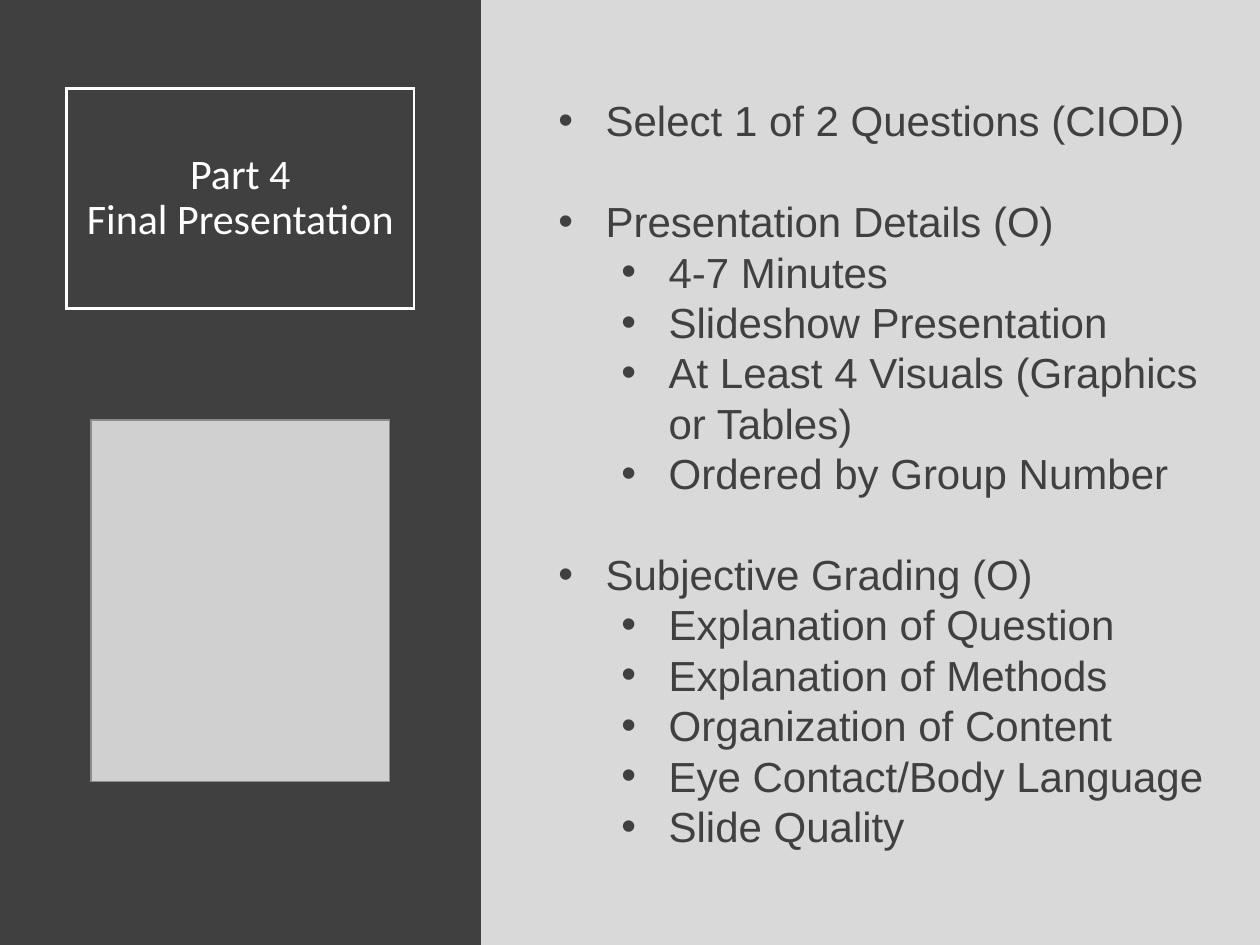
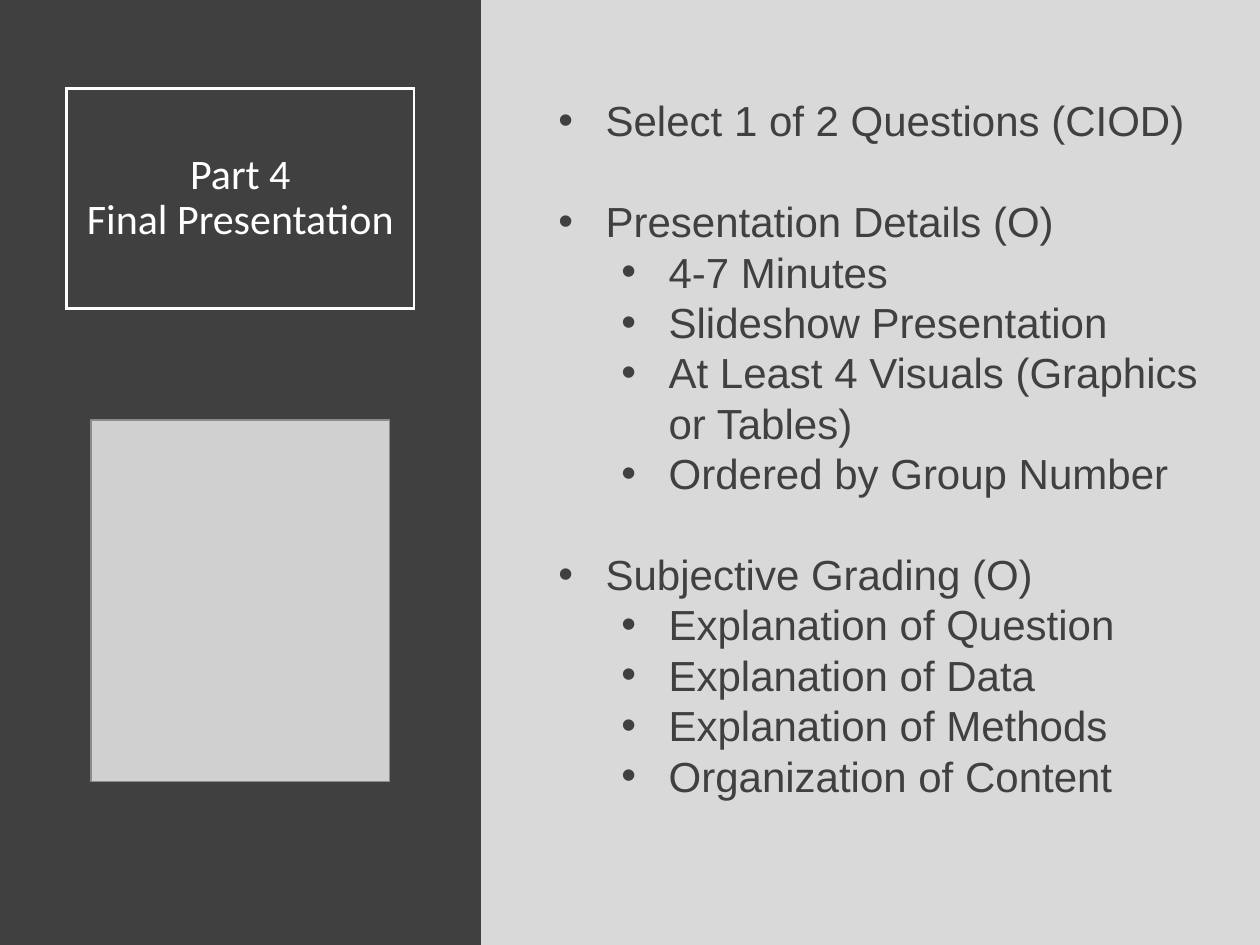
Before and after one commit to SuperMarioGiacomazzo/STOR320_WEBSITE, a slide deck: slide 12 of Lecture/Final Project 2/Final_Project_2_Lecture.pptx. Drawn at 1260x945 pixels with LibreOffice and Linux fonts; fonts in the diff are those of the drawing; grey boxes stand for pictures. Boxes give left, top, right and bottom in pixels: in the first picture for what was removed or moved away, otherwise in the second. Text is boxed around its words. In the diff, an @@ line names an element or a change of style, - is before the commit and + after.

```diff
--- a/Lecture/Final Project 2/Final_Project_2_Lecture.pptx
+++ b/Lecture/Final Project 2/Final_Project_2_Lecture.pptx
@@ text at bbox=[669, 660, 1035, 699]: paragraph added @@
+  • Explanation of Data
@@ text at bbox=[669, 761, 1203, 850]: paragraphs removed @@
-  • Eye Contact/Body Language
-  • Slide Quality
```
Also in this commit, not shown: 7 other files.
